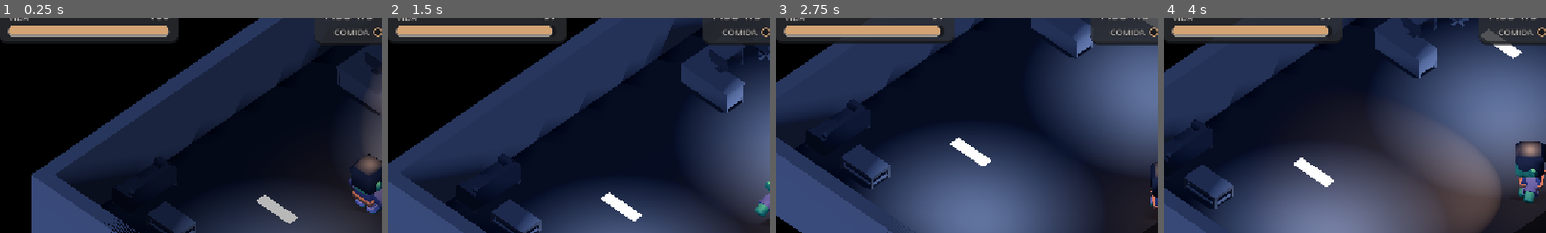
Above: before the commit, frames 1-4 (left to right).
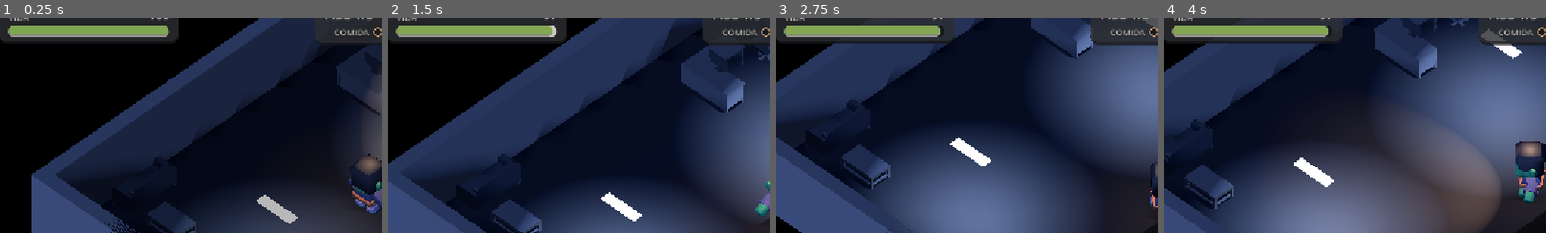
Above: after the commit, the same moments.

Repository: SofiaRubiano10/Zombivors_4to
Game: Godot game, scene res://main.tscn
Same seed, same stepped clock (60 frames per second), same inputs: the game is played once before the commit and once after it.
Inputs:
- Up to frame 1 (0.25 s): no input
- Up to frame 2 (1.5 s): tap Enter at 0.5 s; hold D (move_right) 0.53-1.28 s; hold Shift (correr) 0.53-1.28 s; hold S (move_down) from 1.28 s (still down); tap Space (embestir) at 1.35 s
- Up to frame 3 (2.75 s): release S (move_down) at 2.03 s; hold D (move_right) from 2.03 s (still down); tap E (interactuar) at 2.1 s
- Up to frame 4 (4 s): release D (move_right) at 2.78 s; hold W (move_up) 2.78-3.53 s; tap F at 2.85 s; hold A (move_left) from 3.53 s (still down); tap G at 3.6 s
The pictures show only the part of the screen within x 2-52%, y 6-56%; the shares and areas given below are measured in that part.

The runs differ from the first frame. In frame 1, 1.7% of the frame differs, in the area x 2-44%, y 3-8%; in frame 2, 1.7%, in the area x 2-45%, y 3-9%; in frame 3, 1.6%; in frame 4, 1.6%.

Commit message:
C7-03 barra de vida viva
La barra sigue a la vida con suavidad y deja un rastro claro que espera 0.45 s
y luego baja: se ve cuánto quitó cada golpe. Con cada golpe el recuadro tiembla
y se pone rojo; al curar destella. El relleno va de verde a ámbar y a rojo, y
por debajo del 30 % el recuadro late junto a un borde rojo en la pantalla.

Co-authored-by: Juan Rojano <178296646+Jero-Rojano@users.noreply.github.com>

Diff:
--- a/hud.gd
+++ b/hud.gd
@@ -10,18 +10,29 @@
 #   arriba izquierda -> vida          arriba centro -> piso, tiempo y comida
 #   arriba derecha   -> puntos        abajo derecha -> embestida
 #   abajo izquierda  -> mutaciones    centro arriba -> avisos
+# Clase 7: la vida es un elemento vivo. La barra baja con un rastro claro que se
+# queda un momento (se ve cuánto dolió), el recuadro tiembla y se pone rojo con
+# cada golpe, destella al curar y, con poca vida, late junto a un borde rojo en
+# la pantalla. El color va de verde (sano) a ámbar y a rojo.
 
 const COLOR_PELIGRO = Color("#B22222")
 const COLOR_HUESO = Color(0.949, 0.929, 0.894)
 const COLOR_COMIDA = Color(0.831, 0.639, 0.451)
 const COLOR_APAGADO = Color(0.09, 0.094, 0.106, 0.9)
+const COLOR_SANO = Color("#7FA650")
 @export var duracion_aviso = 2.0
+# Lo que el rastro de daño espera antes de bajar y lo rápido que baja (vida/s).
+@export var espera_rastro = 0.45
+@export var rapidez_rastro = 60.0
+# Por debajo de esta fracción de vida el recuadro late y aparece el borde rojo.
+@export var umbral_poca_vida = 0.3
 
 @onready var raiz = $Raiz
 @onready var panel_vida = $Raiz/PanelVida
 @onready var valor_vida = $Raiz/PanelVida/Fila/Datos/Cabecera/Valor
 @onready var barra_vida = $Raiz/PanelVida/Fila/Datos/Barras/Barra
 @onready var rastro_vida = $Raiz/PanelVida/Fila/Datos/Barras/Rastro
+@onready var vineta = $Raiz/Vineta
 @onready var panel_objetivo = $Raiz/PanelObjetivo
 @onready var texto_piso = $Raiz/PanelObjetivo/Columna/Fila/Piso
 @onready var texto_tiempo = $Raiz/PanelObjetivo/Columna/Fila/Tiempo
@@ -50,6 +61,11 @@
 var flecha = Polygon2D.new()
 var vida_actual = 0
 var vida_max = 100
+var reloj_rastro = 0.0
+var sacudida = 0.0
+var pos_vida = Vector2.ZERO
+var relleno_vida = null
+var latido = 0.0
 var partida = null
 var jugador = null
 var interactuar = null
@@ -72,8 +88,14 @@
 	vida_max = maxi(salud.vida_inicial if salud.vida_inicial > 0 else salud.vida, 1)
 	barra_vida.max_value = vida_max
 	rastro_vida.max_value = vida_max
+	relleno_vida = barra_vida.get_theme_stylebox("fill").duplicate()
+	barra_vida.add_theme_stylebox_override("fill", relleno_vida)
+	pos_vida = panel_vida.position
 	salud.cambio.connect(mostrar)
+	salud.golpeado.connect(_al_recibir_golpe)
 	mostrar(salud.vida)
+	barra_vida.value = salud.vida
+	rastro_vida.value = salud.vida
 	flecha.polygon = PackedVector2Array([Vector2(14, 0), Vector2(-8, -9), Vector2(-8, 9)])
 	flecha.color = COLOR_COMIDA
 	flecha.visible = false
@@ -145,6 +167,7 @@
 	# El último medio segundo se desvanece.
 	aviso.modulate.a = clampf(reloj_aviso / 0.5, 0.0, 1.0)
 	aviso.visible = reloj_aviso > 0.0
+	animar_vida(delta)
 	actualizar_objetivo()
 	actualizar_puntos()
 	actualizar_embestida()
@@ -191,11 +214,50 @@
 	flecha.rotation = hacia.angle()
 
 func mostrar(vida):
+	if vida > vida_actual and vida_actual > 0:
+		destellar(panel_vida, Color(1.0, 1.35, 0.9))
+	elif vida < vida_actual:
+		# Cada pérdida reinicia la espera: el rastro baja cuando paran los golpes.
+		reloj_rastro = espera_rastro
 	vida_actual = vida
-	barra_vida.value = vida
-	rastro_vida.value = vida
 	valor_vida.text = str(vida)
 	print("HUD -> vida ", vida)
+
+func _al_recibir_golpe(_danio):
+	sacudida = 0.3
+	destellar(panel_vida, Color(1.8, 0.55, 0.55))
+
+# Un golpe de color que se apaga solo (lo devuelve a blanco animar_vida).
+func destellar(control, color):
+	control.modulate = color
+
+func animar_vida(delta):
+	# La barra sigue a la vida rápido; el rastro espera y luego baja despacio.
+	barra_vida.value = lerpf(barra_vida.value, vida_actual, 1.0 - exp(-14.0 * delta))
+	if rastro_vida.value < vida_actual:
+		rastro_vida.value = vida_actual
+	reloj_rastro = maxf(reloj_rastro - delta, 0.0)
+	if reloj_rastro <= 0.0:
+		rastro_vida.value = move_toward(rastro_vida.value, vida_actual, rapidez_rastro * delta)
+	var fraccion = float(vida_actual) / vida_max
+	PielFlat.colorear(relleno_vida, color_vida(fraccion))
+	# Temblor del recuadro tras un golpe.
+	sacudida = maxf(sacudida - delta, 0.0)
+	var fuerza = 7.0 * sacudida / 0.3
+	panel_vida.position = pos_vida + Vector2(randf_range(-fuerza, fuerza), randf_range(-fuerza, fuerza))
+	# Con poca vida late (más rápido cuanto menos queda) y el borde rojo aparece.
+	var peligro = clampf(1.0 - fraccion / umbral_poca_vida, 0.0, 1.0) if vida_actual > 0 else 0.0
+	latido += delta * lerpf(4.0, 9.0, peligro)
+	var pulso = (sin(latido) * 0.5 + 0.5) * peligro
+	var base = Color.WHITE.lerp(Color(1.4, 0.75, 0.75), pulso)
+	panel_vida.modulate = panel_vida.modulate.lerp(base, 1.0 - exp(-8.0 * delta))
+	vineta.modulate.a = lerpf(vineta.modulate.a, peligro * (0.35 + 0.35 * pulso), 1.0 - exp(-6.0 * delta))
+
+# Verde sano -> ámbar a media vida -> rojo con poca.
+func color_vida(fraccion):
+	if fraccion > 0.5:
+		return COLOR_COMIDA.lerp(COLOR_SANO, (fraccion - 0.5) / 0.5)
+	return COLOR_PELIGRO.lerp(COLOR_COMIDA, clampf((fraccion - 0.15) / 0.35, 0.0, 1.0))
 
 # Piso, cronómetro y comida que falta para abrir la salida.
 func actualizar_objetivo():
--- a/hud.tscn
+++ b/hud.tscn
@@ -2,6 +2,18 @@
 
 [ext_resource type="Script" path="res://hud.gd" id="1_hud"]
 [ext_resource type="Theme" path="res://ui/tema_flat.tres" id="2_tema"]
+
+[sub_resource type="Gradient" id="Gradiente_vineta"]
+offsets = PackedFloat32Array(0, 0.6, 1)
+colors = PackedColorArray(0.698, 0.133, 0.133, 0, 0.698, 0.133, 0.133, 0, 0.698, 0.133, 0.133, 0.85)
+
+[sub_resource type="GradientTexture2D" id="Textura_vineta"]
+gradient = SubResource("Gradiente_vineta")
+width = 128
+height = 128
+fill = 1
+fill_from = Vector2(0.5, 0.5)
+fill_to = Vector2(1.05, 1.05)
 
 [node name="HUD" type="CanvasLayer"]
 script = ExtResource("1_hud")
@@ -15,6 +27,18 @@
 grow_vertical = 2
 mouse_filter = 2
 theme = ExtResource("2_tema")
+
+[node name="Vineta" type="TextureRect" parent="Raiz"]
+modulate = Color(1, 1, 1, 0)
+layout_mode = 1
+anchors_preset = 15
+anchor_right = 1.0
+anchor_bottom = 1.0
+grow_horizontal = 2
+grow_vertical = 2
+mouse_filter = 2
+texture = SubResource("Textura_vineta")
+expand_mode = 1
 
 [node name="PanelVida" type="PanelContainer" parent="Raiz"]
 layout_mode = 0
--- a/ui/piel_flat.gd
+++ b/ui/piel_flat.gd
@@ -79,11 +79,10 @@
 static func icono(nombre: String) -> Texture2D:
 	return cargar("iconos/" + nombre + ".png")
 
-# Cambia el color de una caja (plana o de textura) sin tocar la del tema.
-static func pintar(caja_base: StyleBox, color: Color) -> StyleBox:
-	var copia = caja_base.duplicate()
-	if copia is StyleBoxFlat:
-		copia.bg_color = color
-	elif copia is StyleBoxTexture:
-		copia.modulate_color = color
-	return copia
+# Cambia el color de una caja (plana o de textura). Usar sobre una copia
+# (duplicate()), no sobre la del tema, que la comparte toda la interfaz.
+static func colorear(caja: StyleBox, color: Color) -> void:
+	if caja is StyleBoxFlat:
+		caja.bg_color = color
+	elif caja is StyleBoxTexture:
+		caja.modulate_color = color
